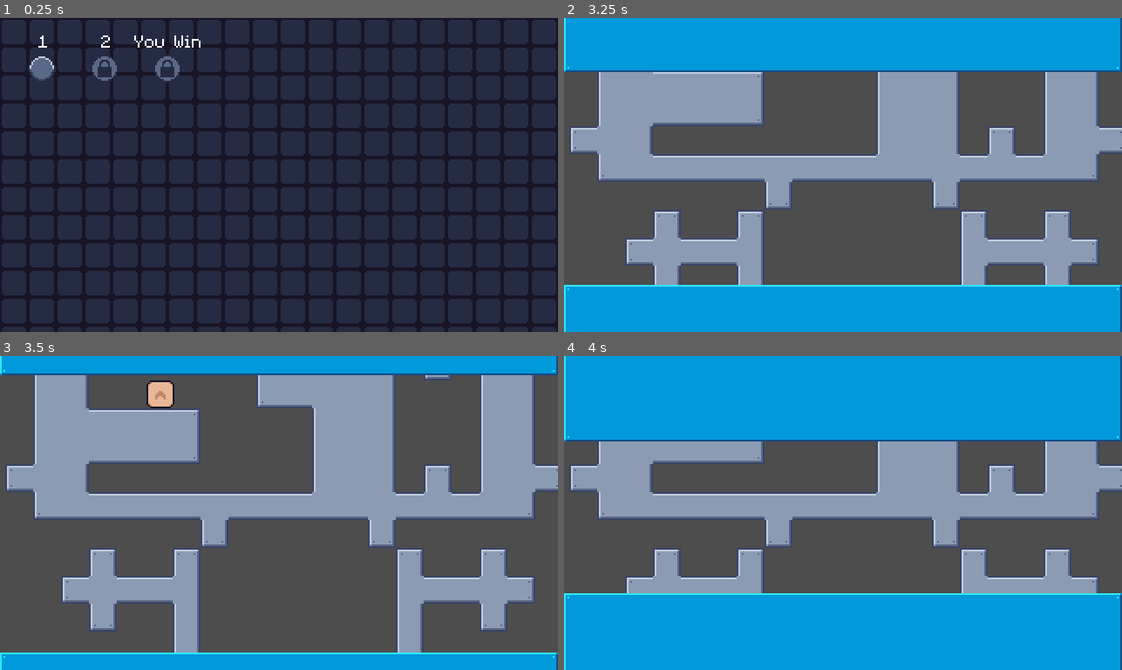
Above: before the commit, frames 1-4 (two rows, left to right).
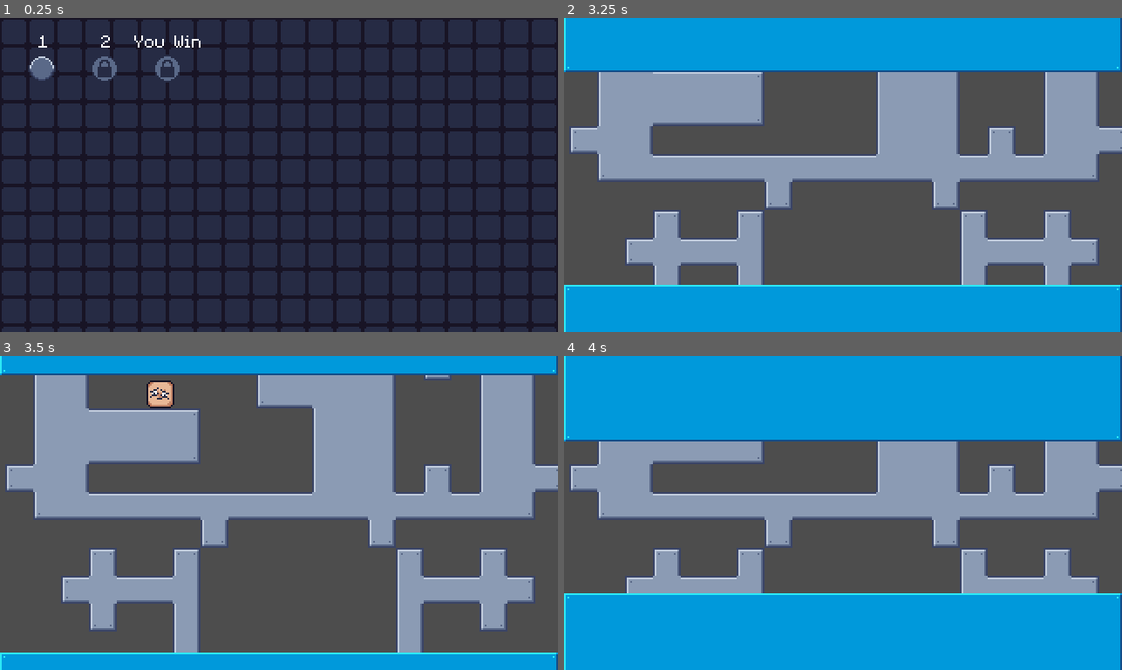
Above: after the commit, the same moments.

Repository: ARKANYOTA/globs
Game: Godot game, scene res://scenes/level_select.tscn
Two runs of this game, one before a commit and one after it. Both use one fixed random seed, a clock stepped at 60 frames per second and the inputs below.
Inputs (mouse positions are in pixels of both pictures, inside the frame that each line leads up to):
- Up to frame 1 (0.25 s): no input
- Up to frame 2 (3.25 s): click (608, 68) at 0.52 s; tap Enter (ui_accept) at 1.25, 1.52, 2.27 s; move the mouse to (965, 159) at 1.27 s; press the mouse at (965, 159) at 1.28 s; hold Right (ui_right) 1.28-2.78 s; move the mouse to (731, 190) at 2.02 s; release the mouse at (731, 190) at 2.03 s; tap V (removeme2_nolan_usge_to_change_scene) at 2.1 s; move the mouse to (725, 36) at 2.77 s; press the mouse at (725, 36) at 2.78 s; hold Left (ui_left) from 2.78 s (still down)
- Up to frame 3 (3.5 s): keep holding Left (ui_left)
- Up to frame 4 (4 s): move the mouse to (725, 393) at 3.52 s; release Left (ui_left) at 3.53 s; release the mouse at (725, 393) at 3.53 s; hold Right (ui_right) from 3.53 s (still down); tap V (removeme2_nolan_usge_to_change_scene) at 3.6 s; tap Enter (ui_accept) at 3.77 s

Frames 1-2 are identical in both runs. In frame 3, 0.1% of the frame differs, in the area x 26-31%, y 8-17%; in frame 4, nothing differs.

Commit message:
Tween for extending Blocks

Diff:
--- a/scenes/block.tscn
+++ b/scenes/block.tscn
@@ -221,7 +221,6 @@
 debug_color = Color(0.4275, 0.57, 0, 0.258824)
 
 [node name="CenterIndicator" type="AnimatedSprite2D" parent="."]
-visible = false
 sprite_frames = SubResource("SpriteFrames_ucdvl")
 animation = &"o_face"
 
--- a/scripts/block.gd
+++ b/scripts/block.gd
@@ -287,18 +287,19 @@
 func _on_scale_handle_dragged(handle: ScaleHandle, direction: Direction):
 	var pos_diff = Vector2i(get_global_mouse_position() - global_position)
 	pos_diff = round((Vector2(pos_diff) + Vector2(8, 8)) / 16) * 16 - Vector2(8, 8)
+	var tween = get_tree().create_tween().set_trans(Tween.TRANS_CUBIC)
 
 	if direction == Direction.LEFT:
-		var variation = clamp(pos_diff.x + left_extend_value, -scale_max_speed, scale_max_speed)
-		left_extend_value = abs(min(0, -left_extend_value + variation))
+		var val = abs(min(0, pos_diff.x))
+		tween.tween_property(self, "left_extend_value", val, 0.3).set_ease(Tween.EASE_OUT)
 	elif direction == Direction.RIGHT:
-		var variation = clamp(pos_diff.x - right_extend_value, -scale_max_speed, scale_max_speed)
-		right_extend_value = max(0, right_extend_value + variation)
+		var val = max(0, pos_diff.x)
+		tween.tween_property(self, "right_extend_value", val, 0.3).set_ease(Tween.EASE_OUT)
 	elif direction == Direction.UP:
-		var variation = clamp(pos_diff.y + up_extend_value, -scale_max_speed, scale_max_speed)
-		up_extend_value = abs(min(0, -up_extend_value + variation))
+		var val = abs(min(0, pos_diff.y))
+		tween.tween_property(self, "up_extend_value", val, 0.3).set_ease(Tween.EASE_OUT)
 	elif direction == Direction.DOWN:
-		var variation = clamp(pos_diff.y - down_extend_value, -scale_max_speed, scale_max_speed)
-		down_extend_value = max(0, down_extend_value + variation)
+		var val = max(0, pos_diff.y)
+		tween.tween_property(self, "down_extend_value", val, 0.3).set_ease(Tween.EASE_OUT)
 
 	_update_scale_handles()
Binary file changed: assets/images/spritesheet/spritesheet.png
